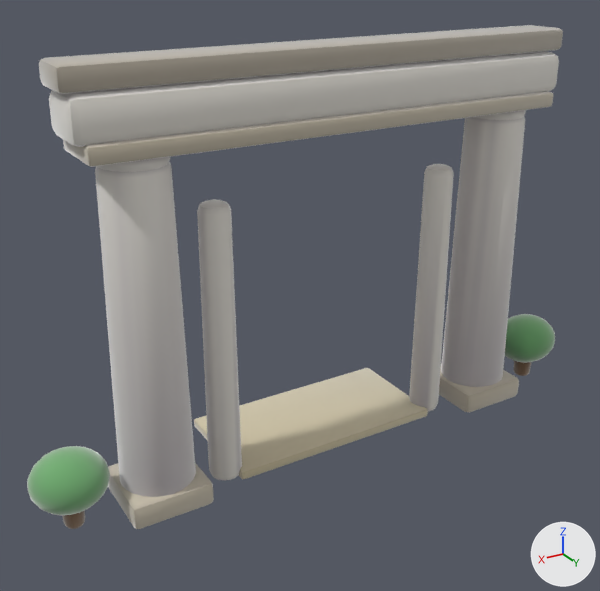
An edit to the glTF model assets/models/gates/cc40678b.glb, drawn before and after from the same camera.
One viewpoint serves both versions: a 50 mm camera at (4.31, 6.52, 5.05) aimed at (0.2, -0.32, 1.63). Arrows for +X, +Y and +Z are at lower right; the lights stay in place. The first picture is the older version. Vertices at exactly the same position are counted once.

Script lines for the objects in view, before the commit:
```python
me_gate_cc40678b = bpy.data.meshes.new('gate_cc40678b')
me_gate_cc40678b.from_pydata(...)  # 1884 vertices, 3704 faces; spans x -3.23..3.23, y -1.0..0.41, z 0.0..4.2
# faces by material slot: [1996, 324, 108, 880, 288, 108]
me_gate_cc40678b.materials.append(mat_clay__f3efe6_0_93)
me_gate_cc40678b.materials.append(mat_clay__cfc5b0_0_93)
me_gate_cc40678b.materials.append(mat_clay__b9b0a0_0_93)
me_gate_cc40678b.materials.append(mat_clay__6faf6f_0_95)
me_gate_cc40678b.materials.append(mat_clay__8a6844_0_92)
me_gate_cc40678b.materials.append(mat_clay__d8cca8_0_93)
ob_gate_cc40678b = bpy.data.objects.new('gate_cc40678b', me_gate_cc40678b)
ob_gate_cc40678b.location = (0.0, 0.0, 0.0)
```
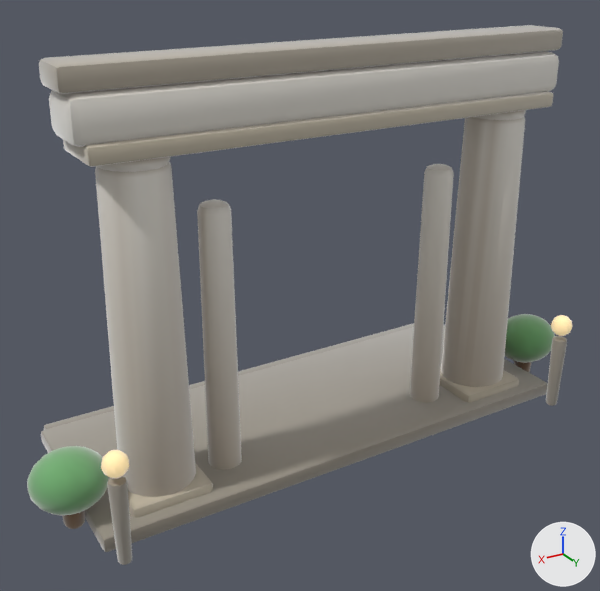
Changed parts and their boxes [x1, y1, x2, y2] in the pictures (600 x 591 px):
'gate_cc40678b', reshaped (7% taller)
    before: [27, 25, 563, 529]
    after: [27, 25, 573, 565]
part 1 of me_gate_cc40678b, added
    after: [551, 315, 573, 336]
part 2 of me_gate_cc40678b, added
    after: [546, 336, 567, 406]
part 3 of me_gate_cc40678b, added
    after: [107, 476, 132, 565]
part 4 of me_gate_cc40678b, added
    after: [41, 325, 547, 552]
part 5 of me_gate_cc40678b, added (mostly hidden)
    after: [44, 323, 414, 430]
part 6 of me_gate_cc40678b, added (beige)
    after: [101, 450, 129, 479]
part 7 of me_gate_cc40678b, edited (looks the same)
    both: [27, 30, 563, 529]

Diff of the bpy script that builds the scene:
```diff
--- a/assets/models/gates/cc40678b.glb.py
+++ b/assets/models/gates/cc40678b.glb.py
@@ mat_clay__ffe2a8_0_95__ffe2a8 @@
+mat_clay__ffe2a8_0_95__ffe2a8 = bpy.data.materials.new('clay_#FFE2A8_0.95_#FFE2A8')
+# nodes: BsdfPrincipled, Mix, OutputMaterial, VertexColor
+# colours: beige #bca67a, beige #ffe2a8, mixed with the vertex colours
@@ mat_clay__b9b2a2_0_93 @@
+mat_clay__b9b2a2_0_93 = bpy.data.materials.new('clay_#B9B2A2_0.93_-')
+# nodes: BsdfPrincipled, Mix, OutputMaterial, VertexColor
+# colours: grey #b9b2a2, mixed with the vertex colours
@@ mat_clay__9e978a_0_93 @@
+mat_clay__9e978a_0_93 = bpy.data.materials.new('clay_#9E978A_0.93_-')
+# nodes: BsdfPrincipled, Mix, OutputMaterial, VertexColor
+# colours: grey #9e978a, mixed with the vertex colours
@@ me_gate_cc40678b @@
 # used by ob_gate_cc40678b; location = (0.0, 0.0, 0.0)
-me_gate_cc40678b.from_pydata(...)  # 1884 vertices, 3704 faces; spans x -3.23..3.23, y -1.0..0.41, z 0.0..4.2
+me_gate_cc40678b.from_pydata(...)  # 2384 vertices, 4676 faces; spans x -3.23..3.23, y -1.71..0.83, z 0.0..4.2
+# me_gate_cc40678b part 1: a new loose piece, a UV sphere (10 segments, 6 rings, poles along z) spanning x -2.75..-2.51, y 0.61..0.83, z 0.9..1.14, in mat_clay__ffe2a8_0_95__ffe2a8
+# me_gate_cc40678b part 2: a new loose piece of 114 vertices spanning x -2.71..-2.54, y 0.64..0.8, z 0.0..0.86, in mat_clay__9e978a_0_93
+# me_gate_cc40678b part 3: a new loose piece of 114 vertices spanning x 2.54..2.71, y 0.64..0.8, z 0.0..0.86, in mat_clay__9e978a_0_93
+# me_gate_cc40678b part 4: a new loose piece of 56 vertices spanning x -2.76..2.76, y -1.55..0.55, z 0.0..0.16, in mat_clay__9e978a_0_93
+# me_gate_cc40678b part 5: a new loose piece of 56 vertices spanning x -2.68..2.68, y -1.71..-1.37, z 0.0..0.12, in mat_clay__9e978a_0_93
+# me_gate_cc40678b part 6: a new loose piece of 52 vertices spanning x 2.51..2.75, y 0.6..0.83, z 0.9..1.14, in mat_clay__ffe2a8_0_95__ffe2a8
+# me_gate_cc40678b part 7: 3576 kept faces spanning x -3.23..3.23, y -1.0..0.41, z 0.0..4.19 get new vertex colours
+# other edits to the shape of me_gate_cc40678b do not show in these pictures
 me_gate_cc40678b.materials.append(mat_clay__f3efe6_0_93)
@@ me_gate_cc40678b @@
 me_gate_cc40678b.materials.append(mat_clay__d8cca8_0_93)
+me_gate_cc40678b.materials.append(mat_clay__9e978a_0_93)
+me_gate_cc40678b.materials.append(mat_clay__b9b2a2_0_93)
+me_gate_cc40678b.materials.append(mat_clay__ffe2a8_0_95__ffe2a8)
```
